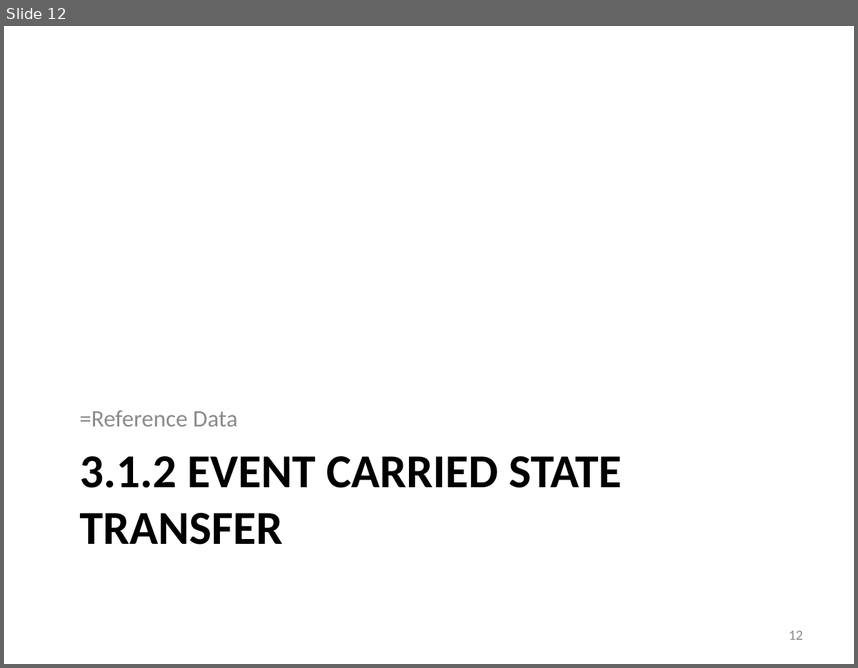
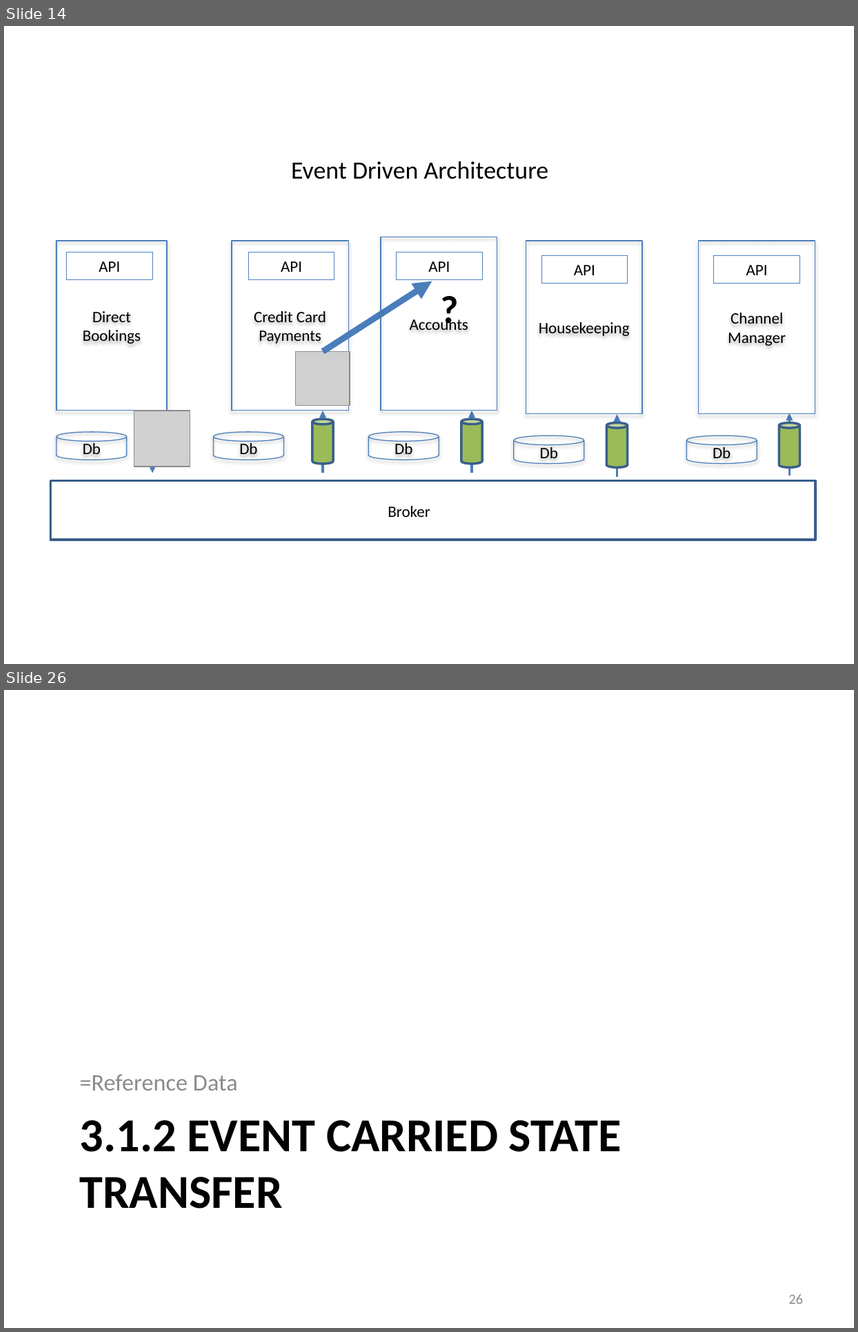
Before and after one commit to indusninja/Practical-Messaging-Sharp, a slide deck: Practical Messaging - Day 2 - New.pptx. Shown one above the other, each under a label of ours: slide 12 before the commit, slides 14 and 26 after it; the slides between them are not shown. The pictures are 858x668 and 858x1332 pixels, drawn with LibreOffice and Linux fonts; fonts in the diff are those of the drawing; grey boxes stand for pictures. Boxes give left, top, right and bottom in pixels: in the first picture for what was removed or moved away, otherwise in the second. Text is boxed around its words. In the diff, an @@ line names an element or a change of style, - is before the commit and + after.

```diff
--- a/Practical Messaging - Day 2 - New.pptx
+++ b/Practical Messaging - Day 2 - New.pptx
@@ slide 14 added at bbox=[4, 26, 854, 664], background #FFFFFF @@
@@ text added at bbox=[291, 161, 549, 179], 21 pt, text #000000 @@
+Event Driven Architecture
@@ rectangle added at bbox=[56, 241, 168, 410], outline #4B7EBC 0.75 pt, 13.5 pt, text #000000 @@
+Direct
+Bookings
@@ rectangle added at bbox=[67, 252, 153, 280], outline #4F81BD 0.75 pt, 13.5 pt, text #000000 @@
+API
@@ rectangle added at bbox=[232, 241, 348, 410], outline #4B7EBC 0.75 pt, 13.5 pt, text #000000 @@
+Credit Card
+Payments
@@ rectangle added at bbox=[249, 252, 335, 280], outline #4F81BD 0.75 pt, 13.5 pt, text #000000 @@
+API
@@ rectangle added at bbox=[381, 237, 497, 410], outline #4B7EBC 0.75 pt, 13.5 pt, text #000000 @@
+Accounts
@@ rectangle added at bbox=[397, 252, 483, 280], outline #4F81BD 0.75 pt, 13.5 pt, text #000000 @@
+API
@@ rectangle added at bbox=[526, 241, 642, 414], outline #4B7EBC 0.75 pt, 13.5 pt, text #000000 @@
+Housekeeping
@@ rectangle added at bbox=[699, 241, 815, 414], outline #4B7EBC 0.75 pt, 13.5 pt, text #000000 @@
+Channel Manager
@@ rectangle added at bbox=[542, 256, 627, 283], outline #4F81BD 0.75 pt, 13.5 pt, text #000000 @@
+API
@@ rectangle added at bbox=[714, 256, 800, 283], outline #4F81BD 0.75 pt, 13.5 pt, text #000000 @@
+API
@@ arrow added from (323, 352) to (432, 281), #4B7EBC 5.25 pt @@
@@ text added at bbox=[432, 280, 457, 336], 33 pt, text #000000, bold @@
+?
@@ picture added at bbox=[296, 352, 349, 405] @@
@@ picture added at bbox=[134, 410, 190, 466] @@
@@ arrow added from (153, 410) to (153, 473), #4B7EBC 2 pt @@
@@ cylinder added at bbox=[312, 419, 333, 463], fill #9BBB59, outline #3A5F8C 2 pt @@
@@ arrow added from (323, 473) to (323, 410), #4B7EBC 2 pt @@
@@ cylinder added at bbox=[461, 419, 481, 463], fill #9BBB59, outline #3A5F8C 2 pt @@
@@ arrow added from (472, 472) to (472, 410), #4B7EBC 2 pt @@
@@ arrow added from (617, 477) to (617, 414), #4B7EBC 2 pt @@
@@ arrow added from (789, 476) to (789, 413), #4B7EBC 2 pt @@
@@ cylinder added at bbox=[56, 432, 128, 459], outline #4B7EBC 0.75 pt, 13.5 pt, text #000000 @@
+Db
@@ cylinder added at bbox=[213, 432, 283, 459], outline #4B7EBC 0.75 pt, 13.5 pt, text #000000 @@
+Db
@@ cylinder added at bbox=[369, 432, 439, 459], outline #4B7EBC 0.75 pt, 13.5 pt, text #000000 @@
+Db
@@ cylinder added at bbox=[514, 435, 584, 463], outline #4B7EBC 0.75 pt, 13.5 pt, text #000000 @@
+Db
@@ cylinder added at bbox=[606, 422, 627, 467], fill #9BBB59, outline #3A5F8C 2 pt @@
@@ cylinder added at bbox=[686, 435, 757, 463], outline #4B7EBC 0.75 pt, 13.5 pt, text #000000 @@
+Db
@@ cylinder added at bbox=[780, 422, 800, 467], fill #9BBB59, outline #3A5F8C 2 pt @@
@@ rectangle added at bbox=[51, 480, 816, 539], outline #3A5F8C 2 pt @@
@@ text added at bbox=[388, 506, 430, 517], 13.5 pt, text #000000 @@
+Broker
@@ what was slide 12 is now slide 26 @@
@@ page number at bbox=[789, 1294, 803, 1303]: text changed @@
-12
+26
```
Also in this commit, not shown: 13 other slides added, 1 slide removed.
